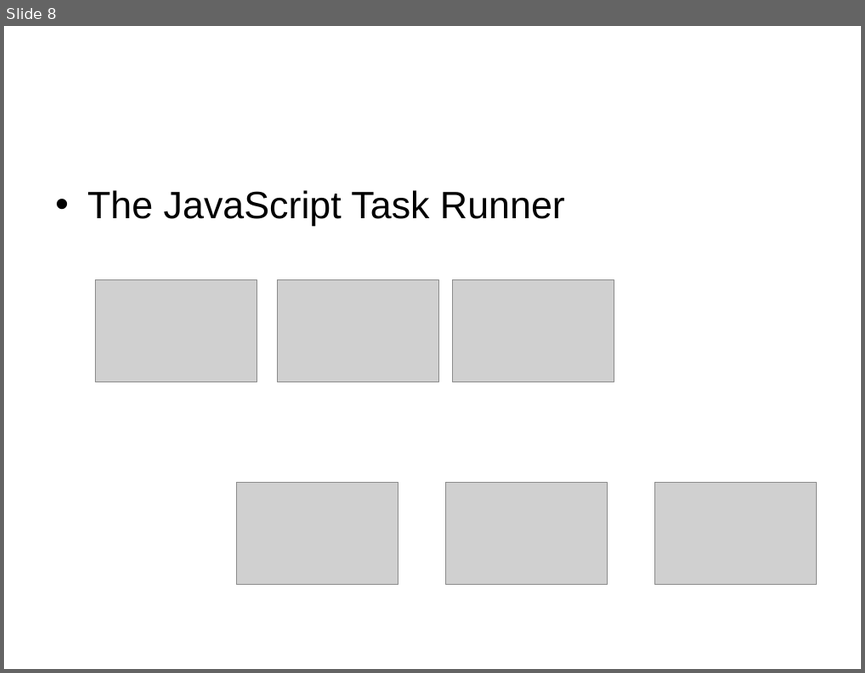
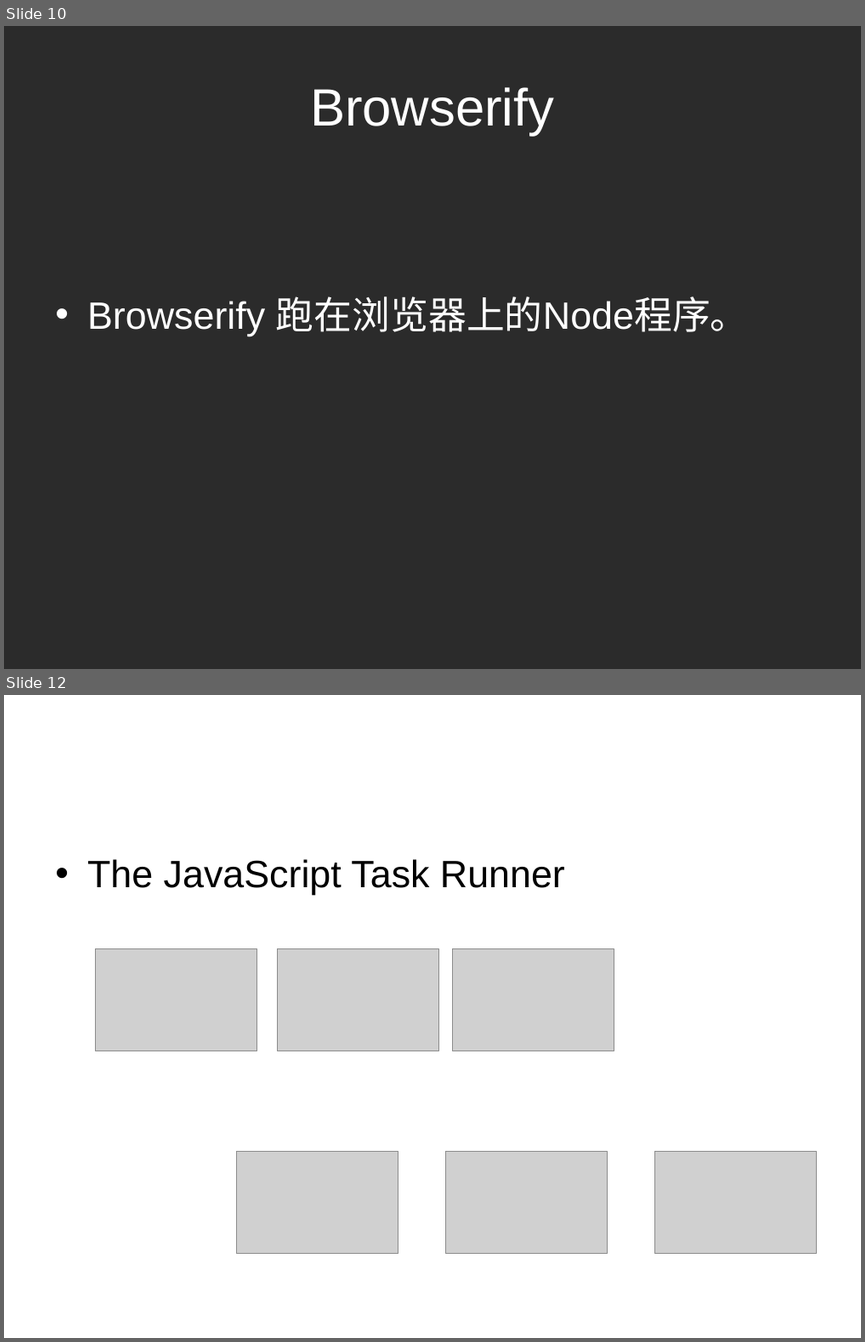
Before and after one commit to georgebbbb/web, a slide deck: FrontEnd.ppt. Shown one above the other, each under a label of ours: slide 8 before the commit, slides 10 and 12 after it; the slides between them are not shown. The pictures are 865x673 and 865x1342 pixels, drawn with LibreOffice and Linux fonts; fonts in the diff are those of the drawing; grey boxes stand for pictures; background and template pictures are left out; a plain dark background stands for a picture behind light text. Boxes give left, top, right and bottom in pixels: in the first picture for what was removed or moved away, otherwise in the second. Text is boxed around its words. In the diff, an @@ line names an element or a change of style, - is before the commit and + after.

```diff
--- a/FrontEnd.ppt
+++ b/FrontEnd.ppt
@@ slide 10 added at [4, 26, 861, 669], background picture (left out) @@
@@ title added at [310, 87, 554, 136], 44 pt, text #FFFFFF @@
+Browserify
@@ text added at [87, 296, 749, 336], 32 pt, text #FFFFFF @@
+• Browserify 跑在浏览器上的Node程序。
@@ what was slide 8 is now slide 12 @@
```
Also in this commit, not shown: 4 slides changed, 8 other slides added, 3 slides removed, 16 other files.
